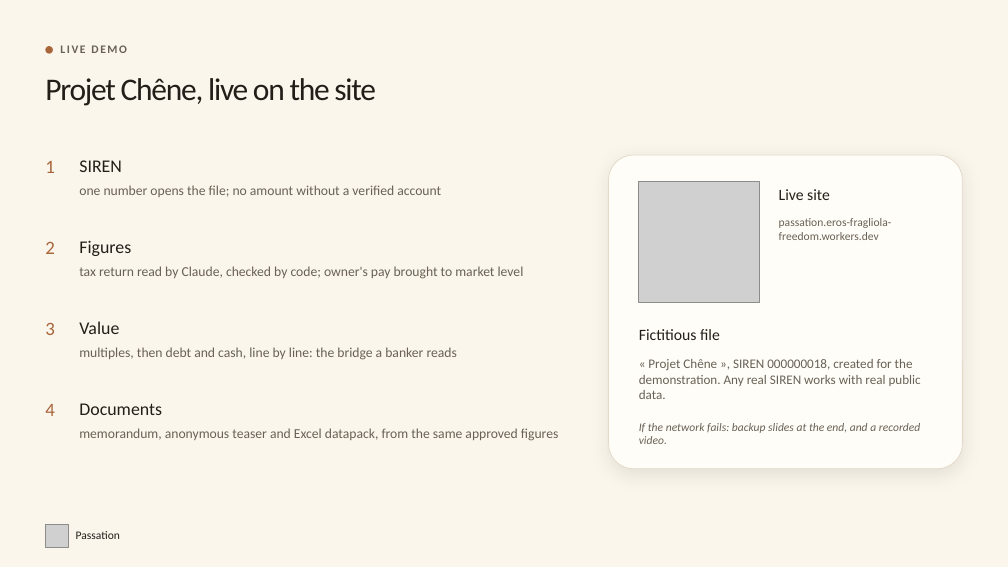
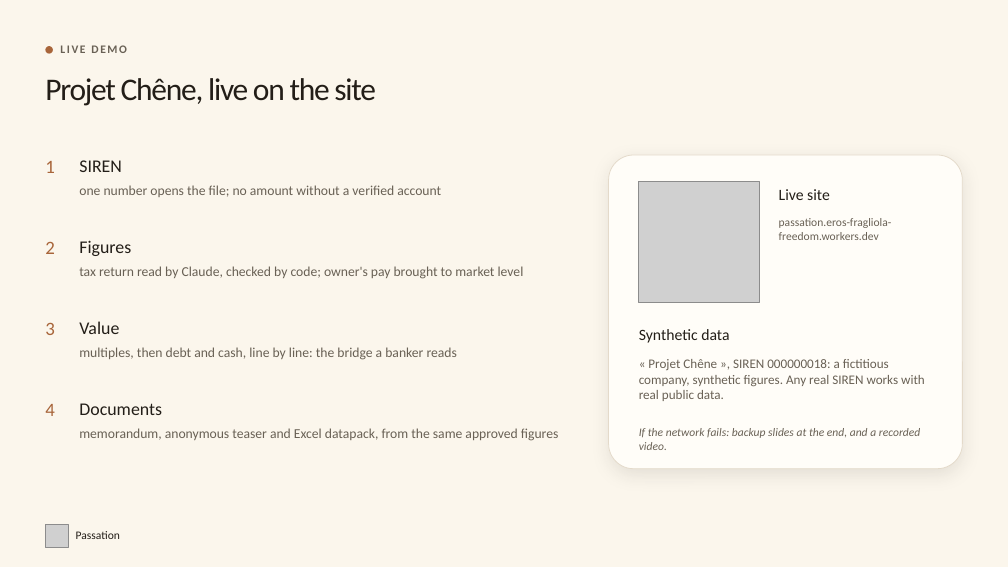
Before and after one commit to Erosfragliola/passation, a slide deck: slide 4 of docs/livrables/presentation.pptx. Drawn at 1008x567 pixels with LibreOffice and Linux fonts; fonts in the diff are those of the drawing; grey boxes stand for pictures. Boxes give left, top, right and bottom in pixels: in the first picture for what was removed or moved away, otherwise in the second. Text is boxed around its words. In the diff, an @@ line names an element or a change of style, - is before the commit and + after.

```diff
--- a/docs/livrables/presentation.pptx
+++ b/docs/livrables/presentation.pptx
@@ text at <box>639,329,729,343</box>: text changed @@
-Fictitious file
+Synthetic data
@@ text at <box>639,359,925,401</box>: text changed @@
-« Projet Chêne », SIREN 000000018, created for the demonstration. Any real SIREN works with real public data.
+« Projet Chêne », SIREN 000000018: a fictitious company, synthetic figures. Any real SIREN works with real public data.
@@ text "If the network fails: backup ...": place and size @@
-text "If the network fails: backup ..." at <box>639,423,921,444</box>
+text "If the network fails: backup ..." at <box>639,428,921,450</box>
```
Also in this commit, not shown: 5 other slides changed, 1 slide added, 4 other files.
